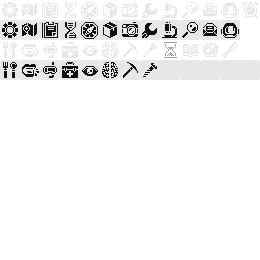
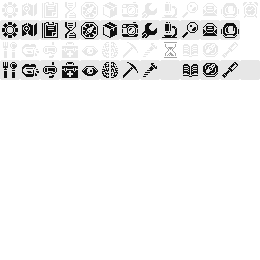
Before/after of a 260×260 layered artwork. What changed in the layer stack:
added layer "图层 7 拷贝" above "图层 6 拷贝" over [203,63,218,77]
added layer "图层 6 拷贝" above "图层 5 拷贝" over [222,62,238,78]
added layer "图层 5 拷贝" above "图层 7" over [183,64,198,77]
